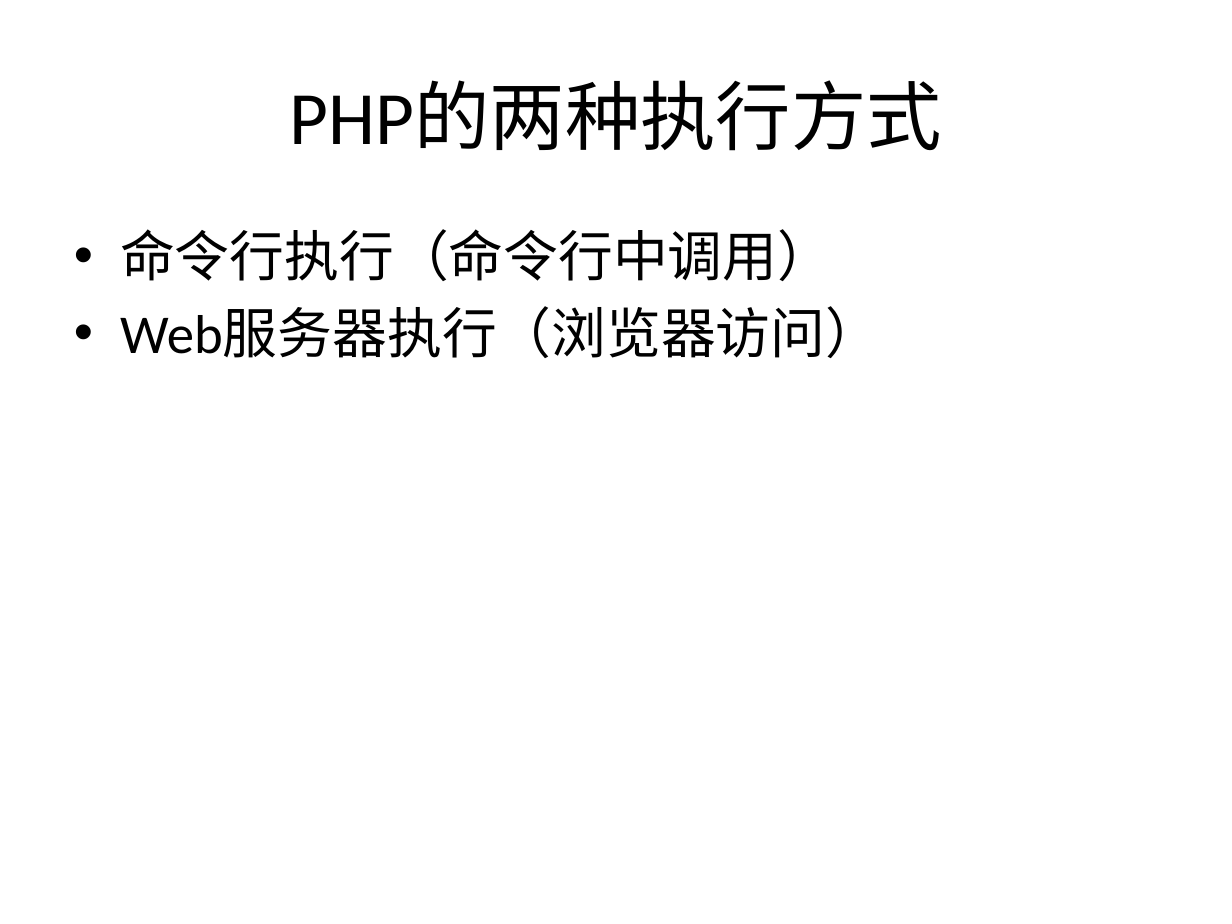
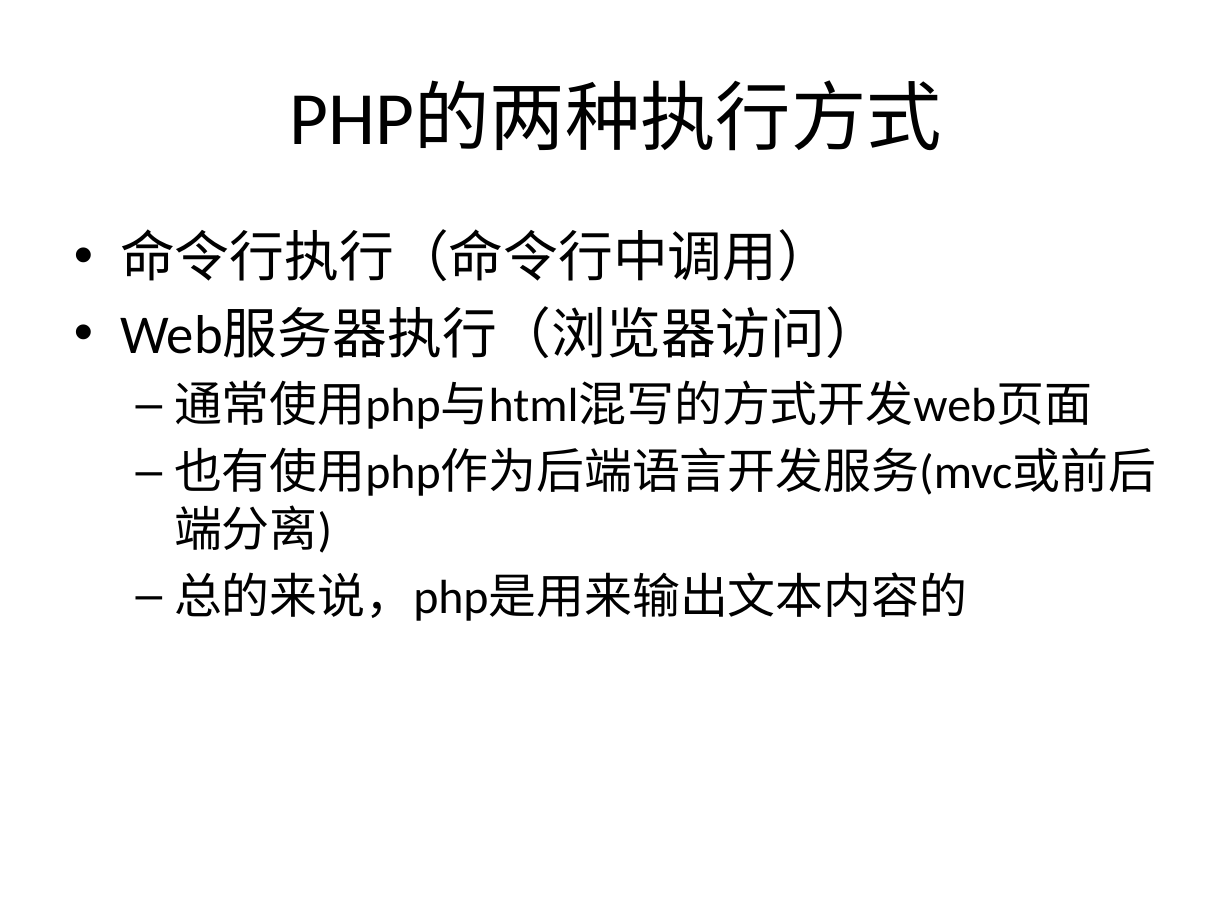
Before and after one commit to zhan3333/php-example, a slide deck: slide 7 of doc/ppt/lnmp.pptx. Drawn at 1232x924 pixels with LibreOffice and Linux fonts; fonts in the diff are those of the drawing. Boxes give left, top, right and bottom in pixels: in the first picture for what was removed or moved away, otherwise in the second. Text is boxed around its words. In the diff, an @@ line names an element or a change of style, - is before the commit and + after.

```diff
--- a/doc/ppt/lnmp.pptx
+++ b/doc/ppt/lnmp.pptx
@@ text at (x1=174, y1=380, x2=1156, y2=621): paragraphs added @@
+  – 通常使用php与html混写的方式开发web页面
+  – 也有使用php作为后端语言开发服务(mvc或前后端分离)
+  – 总的来说，php是用来输出文本内容的
```
Also in this commit, not shown: 2 other slides changed, 8 slides added, 19 other files.
